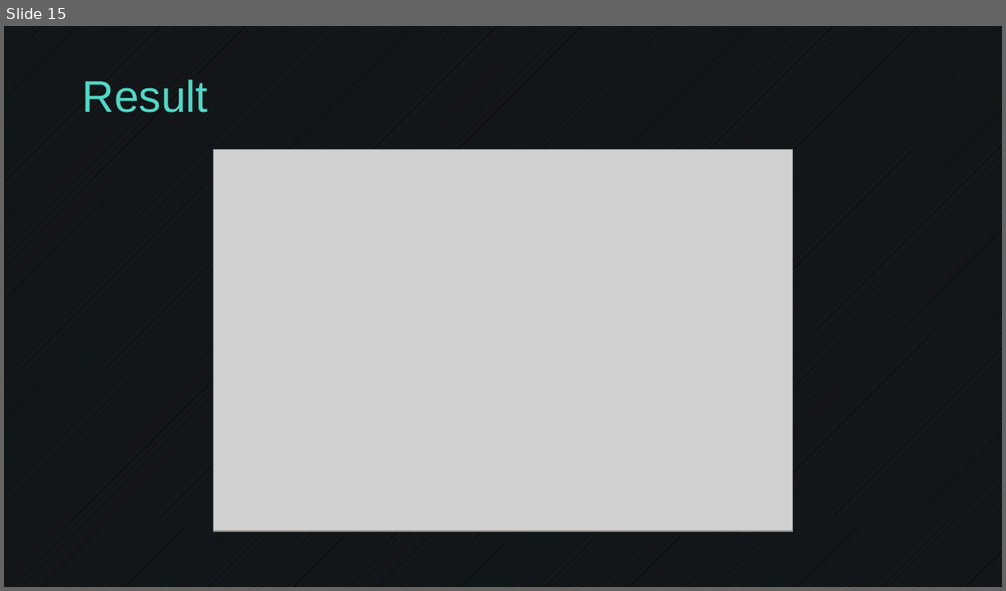
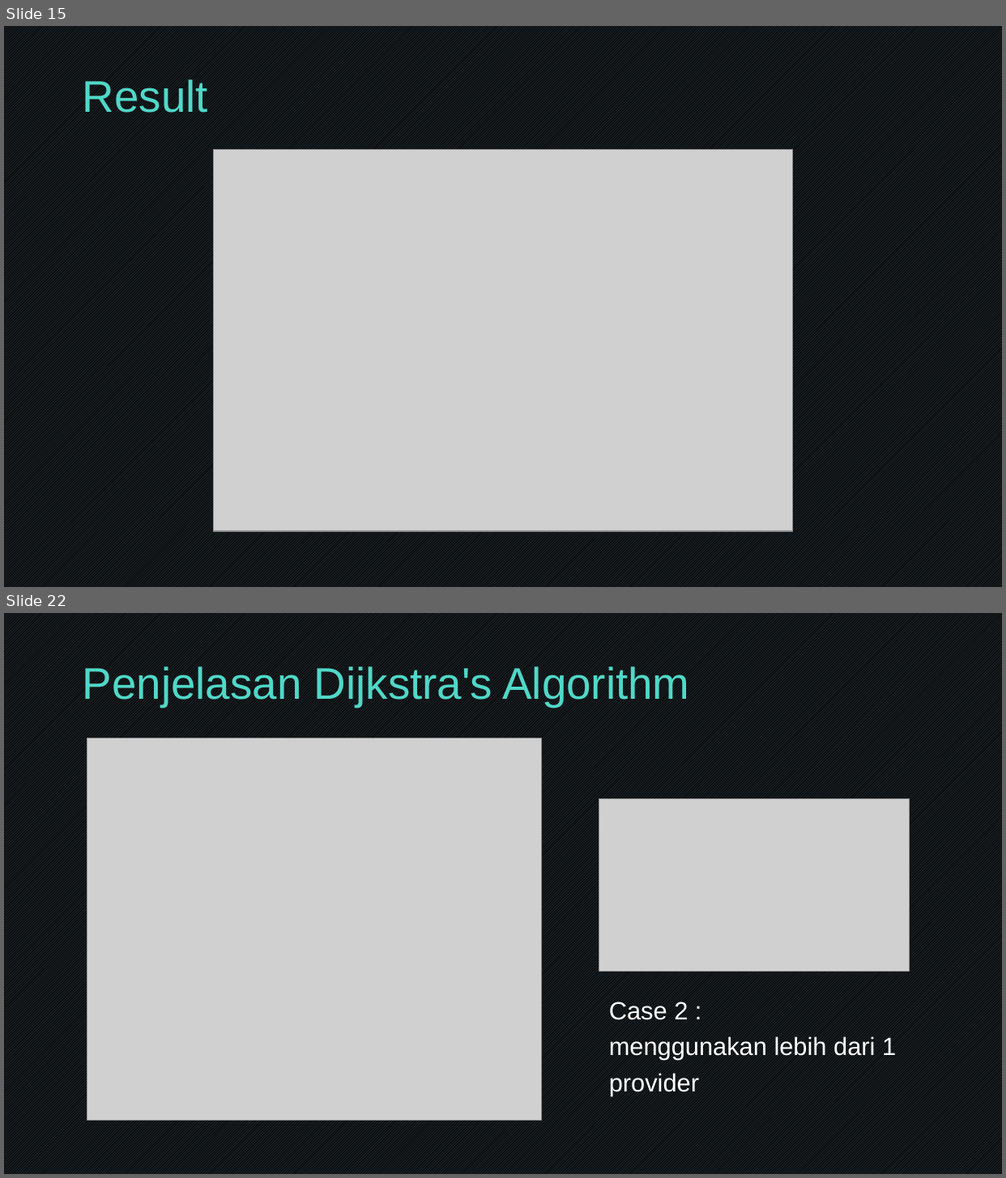
Before and after one commit to dellahera/Transportation-Management, a slide deck: Presentasi Final Project.pptx. Shown one above the other, each under a label of ours: slide 15 before the commit, slides 15 and 22 after it; the slides between them are not shown. The pictures are 1006x591 and 1006x1178 pixels, drawn with LibreOffice and Linux fonts; fonts in the diff are those of the drawing; grey boxes stand for pictures; background and template pictures are left out. Boxes give left, top, right and bottom in pixels: in the first picture for what was removed or moved away, otherwise in the second. Text is boxed around its words. In the diff, an @@ line names an element or a change of style, - is before the commit and + after.

Commit message:
add dijkstra to ppt

```diff
--- a/Presentasi Final Project.pptx
+++ b/Presentasi Final Project.pptx
@@ slide 22 added at [4, 613, 1002, 1174], background #FFFFFF; not listed: 1 template element that a slide beside it also shows @@
@@ title added at [83, 666, 689, 707], 32 pt, text #50D8C8 @@
+Penjelasan Dijkstra's Algorithm
@@ picture added at [87, 739, 541, 1121] @@
@@ picture added at [599, 798, 908, 971] @@
@@ text added at [609, 1002, 896, 1096], 18 pt, text #FFFFFF @@
+Case 2 :
+menggunakan lebih dari 1 provider
```
Also in this commit, not shown: 1 slide changed, 6 other slides added.
